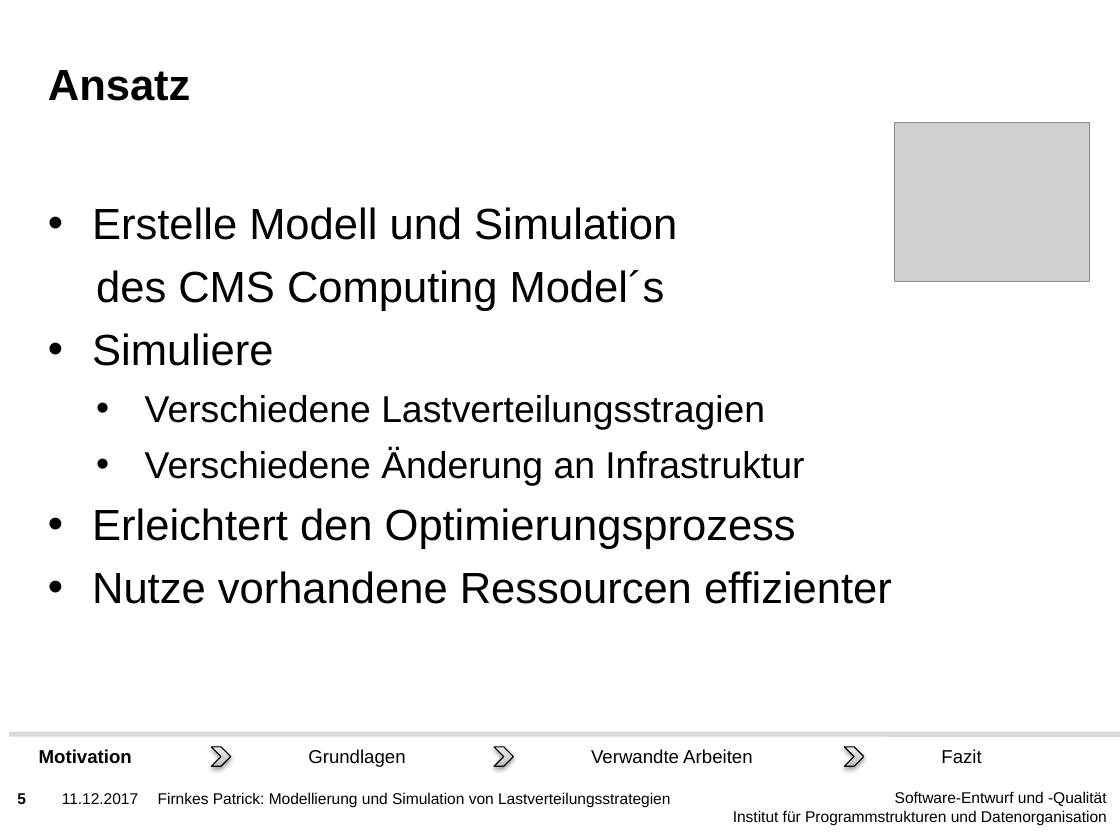
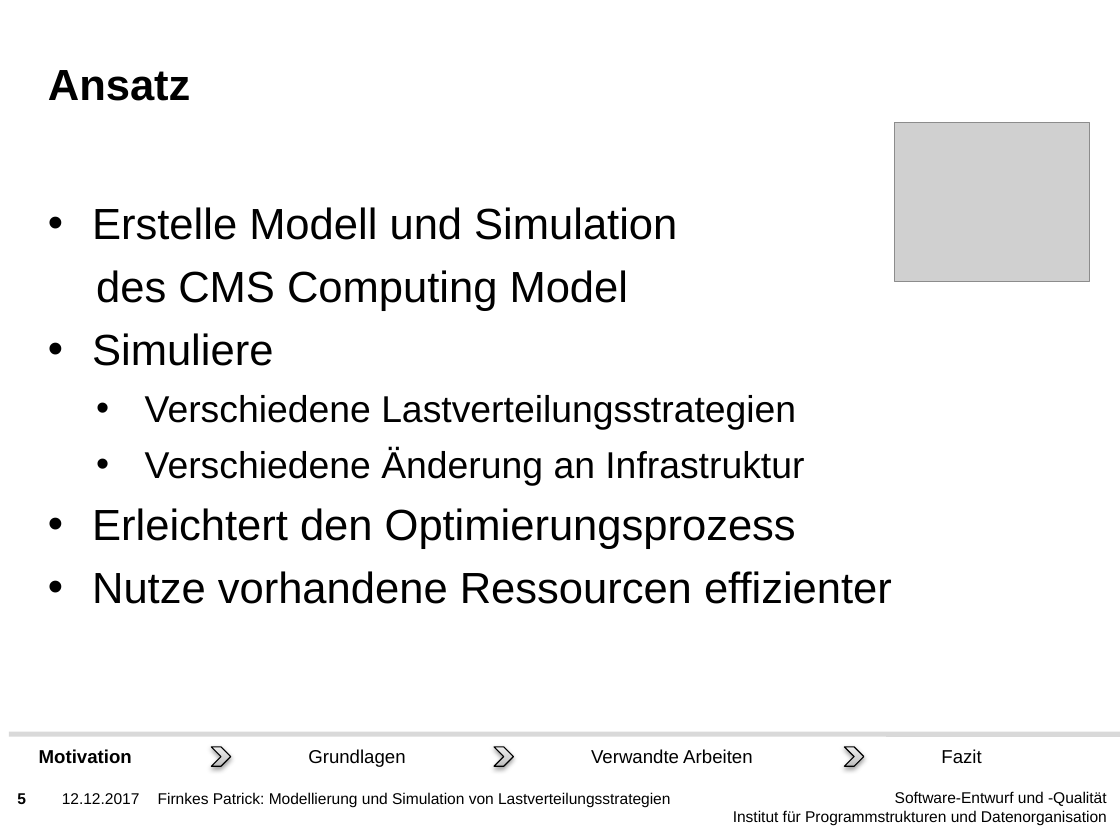
Before and after one commit to PatFirn/wlcg-loadbalancing, a slide deck: slide 5 of presentations/state-of-the-art.pptx. Drawn at 1120x840 pixels with LibreOffice and Linux fonts; fonts in the diff are those of the drawing; grey boxes stand for pictures; background and template pictures are left out. Boxes give left, top, right and bottom in pixels: in the first picture for what was removed or moved away, otherwise in the second. Text is boxed around its words. In the diff, an @@ line names an element or a change of style, - is before the commit and + after.

```diff
--- a/presentations/state-of-the-art.pptx
+++ b/presentations/state-of-the-art.pptx
@@ text at [96, 270, 628, 311]: text changed @@
-des CMS Computing Model´s
+des CMS Computing Model
@@ text at [145, 395, 796, 430]: text changed @@
-  • Verschiedene Lastverteilungsstragien
+  • Verschiedene Lastverteilungsstrategien
@@ text at [62, 793, 140, 804]: text changed @@
-11.12.2017
+12.12.2017
```
Also in this commit, not shown: 17 other slides changed, 5 slides added, 2 other files.
